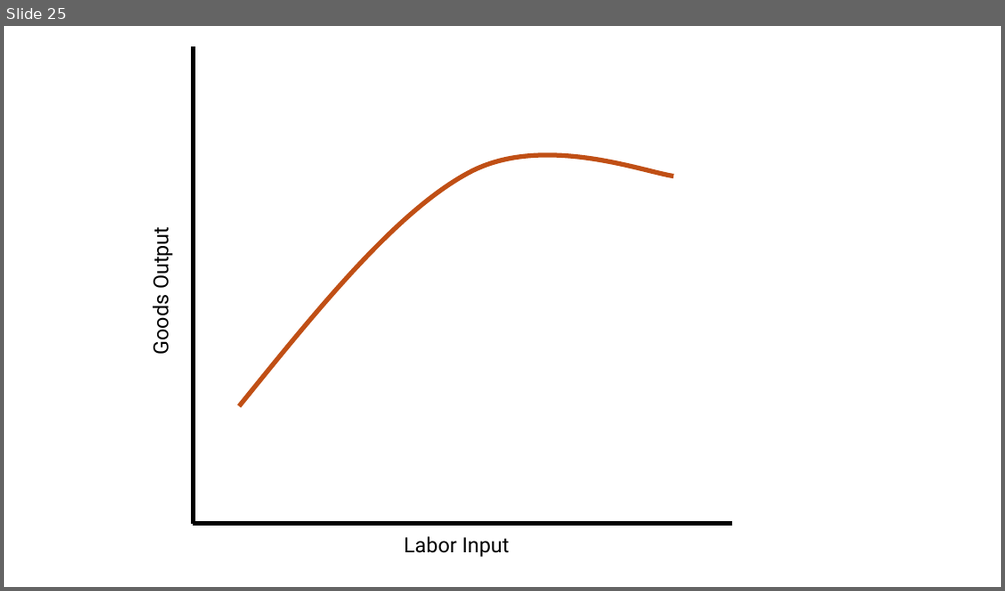
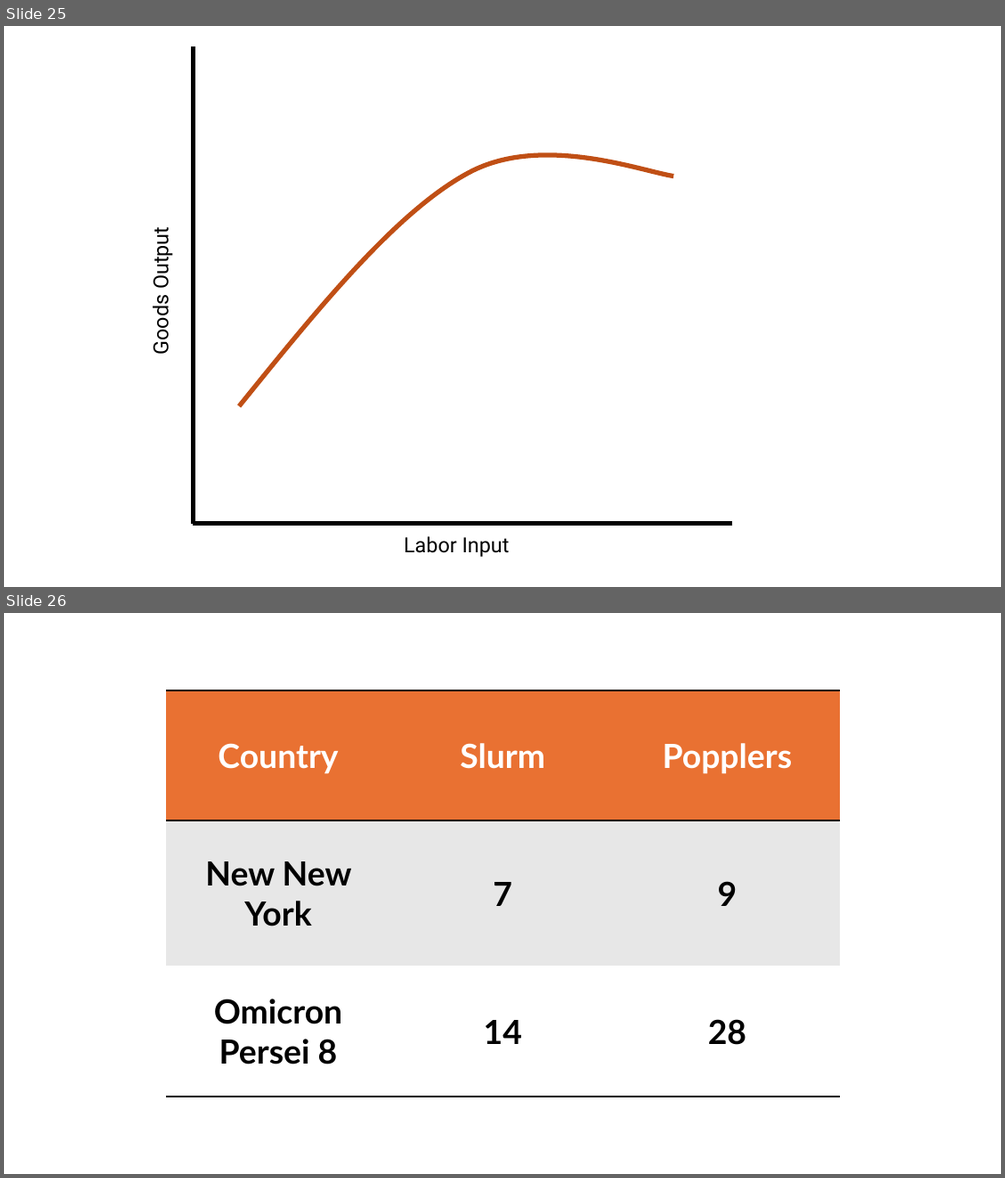
Before and after one commit to jrojas1003/EC-380-Intl-Econ-Issues, a slide deck: Slides/graph-creator.pptx. Shown one above the other, each under a label of ours: slide 25 before the commit, slides 25 and 26 after it. The pictures are 1005x591 and 1005x1178 pixels, drawn with LibreOffice and Linux fonts; fonts in the diff are those of the drawing. Boxes give left, top, right and bottom in pixels: in the first picture for what was removed or moved away, otherwise in the second. Text is boxed around its words. In the diff, an @@ line names an element or a change of style, - is before the commit and + after.

```diff
--- a/Slides/graph-creator.pptx
+++ b/Slides/graph-creator.pptx
@@ slide 26 added at (4,613,1001,1174), background #FFFFFF @@
@@ table added at (166,690,840,1096), 3 rows, 3 columns @@
+Country | Slurm | Popplers
+New New York | 7 | 9
+Omicron Persei 8 | 14 | 28
```
Also in this commit, not shown: 2 other slides added.
